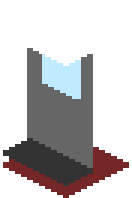
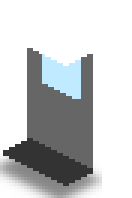
Comparing the layer stacks of the two w=132, h=198 images. Changes:
added layer "Shadow copy" (60%) above "Bottom" over [0, 147, 102, 198]
hid "Bottom" over [3, 147, 129, 198]
